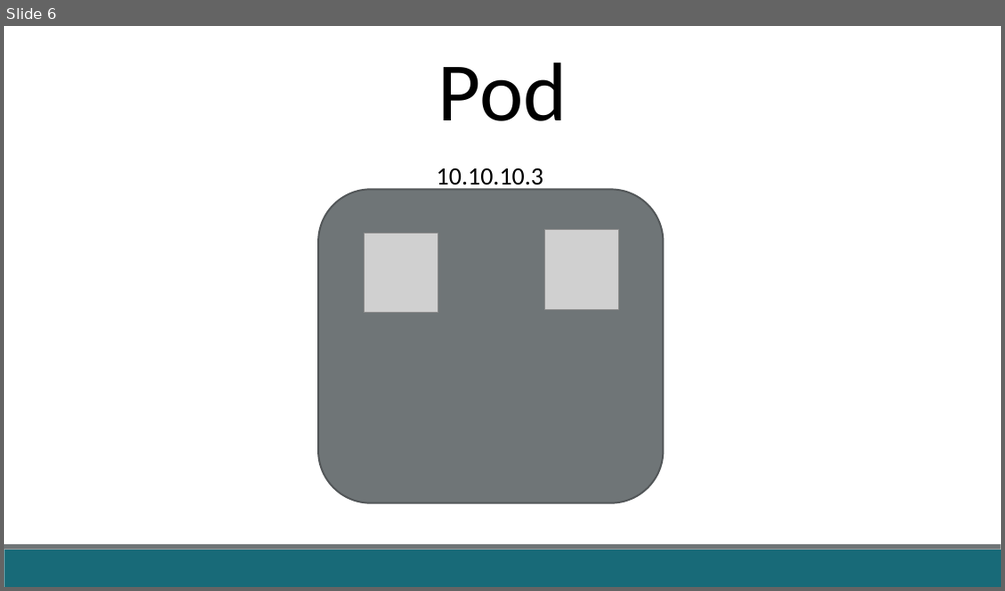
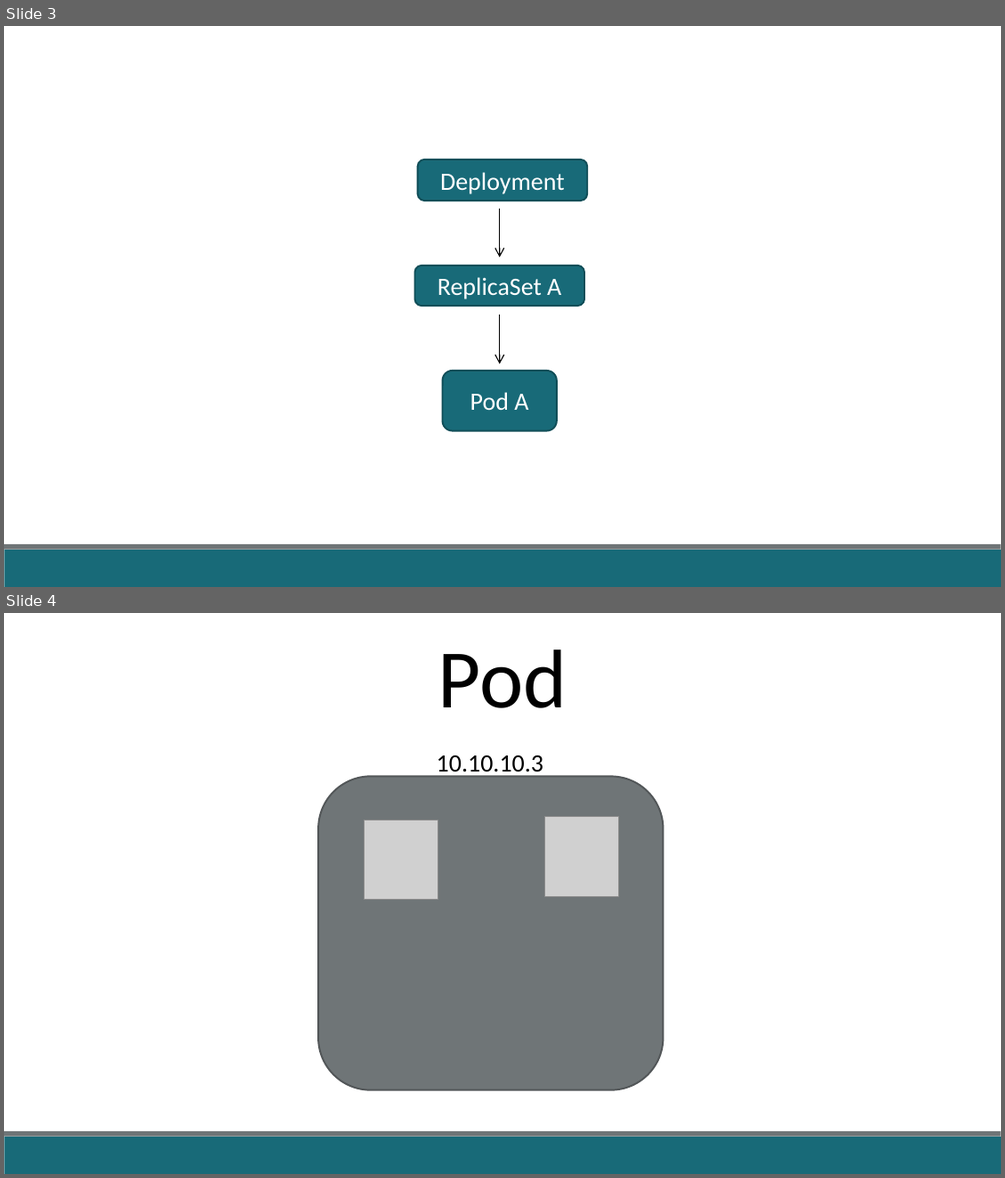
Before and after one commit to fabricioveronez/ApresentacaoAnatomiaDeployK8S, a slide deck: docs/AnatomiaDeployK8S.pptx. Shown one above the other, each under a label of ours: slide 6 before the commit, slides 3 and 4 after it. The pictures are 1005x591 and 1005x1178 pixels, drawn with LibreOffice and Linux fonts; fonts in the diff are those of the drawing; grey boxes stand for pictures. Boxes give left, top, right and bottom in pixels: in the first picture for what was removed or moved away, otherwise in the second. Text is boxed around its words. In the diff, an @@ line names an element or a change of style, - is before the commit and + after.

```diff
--- a/docs/AnatomiaDeployK8S.pptx
+++ b/docs/AnatomiaDeployK8S.pptx
@@ slide 3 added at (4,26,1001,587), background #FFFFFF; not listed: 2 template elements that a slide beside it also shows @@
@@ rounded rectangle added at (418,160,587,200), fill #186A78, outline #124E59 1.25 pt, 18 pt, text #FFFFFF @@
+Deployment
@@ arrow added from (500, 208) to (500, 257), #000000 0.75 pt @@
@@ rounded rectangle added at (414,265,584,305), fill #186A78, outline #124E59 1.25 pt, 18 pt, text #FFFFFF @@
+ReplicaSet A
@@ arrow added from (500, 315) to (500, 364), #000000 0.75 pt @@
@@ rounded rectangle added at (443,370,558,430), fill #186A78, outline #124E59 1.25 pt, 18 pt, text #FFFFFF @@
+Pod A
@@ what was slide 6 is now slide 4 @@
```
Also in this commit, not shown: 3 slides changed, 5 slides removed, 12 other files.
